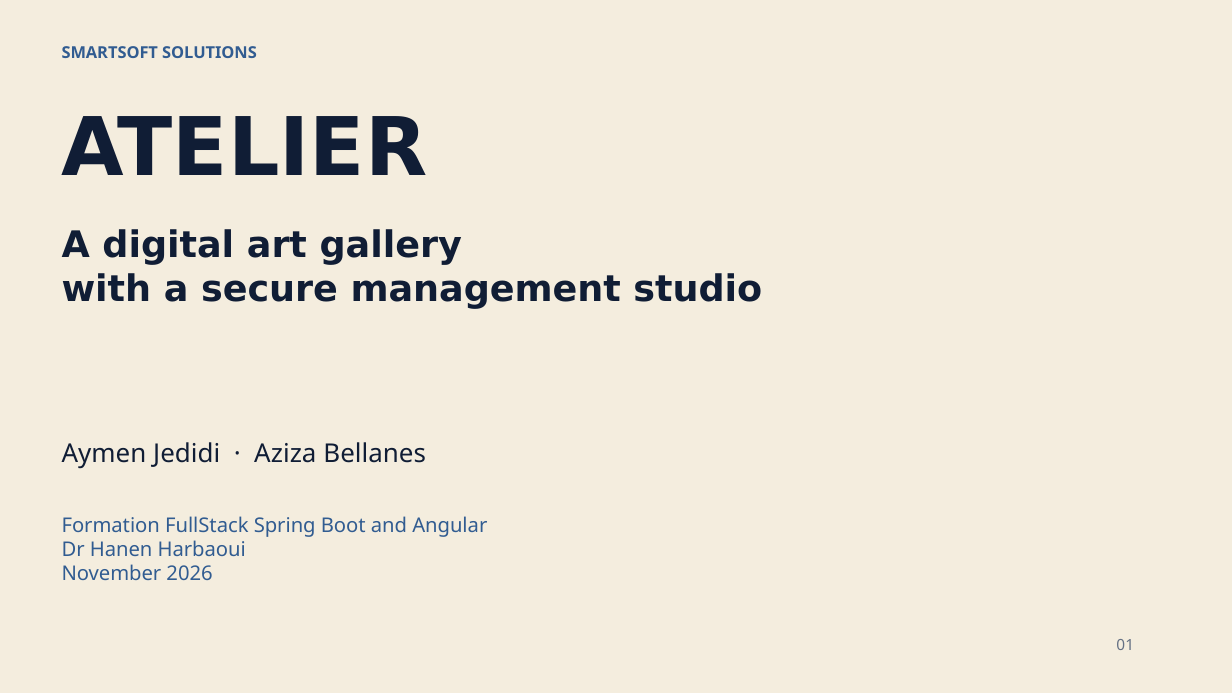
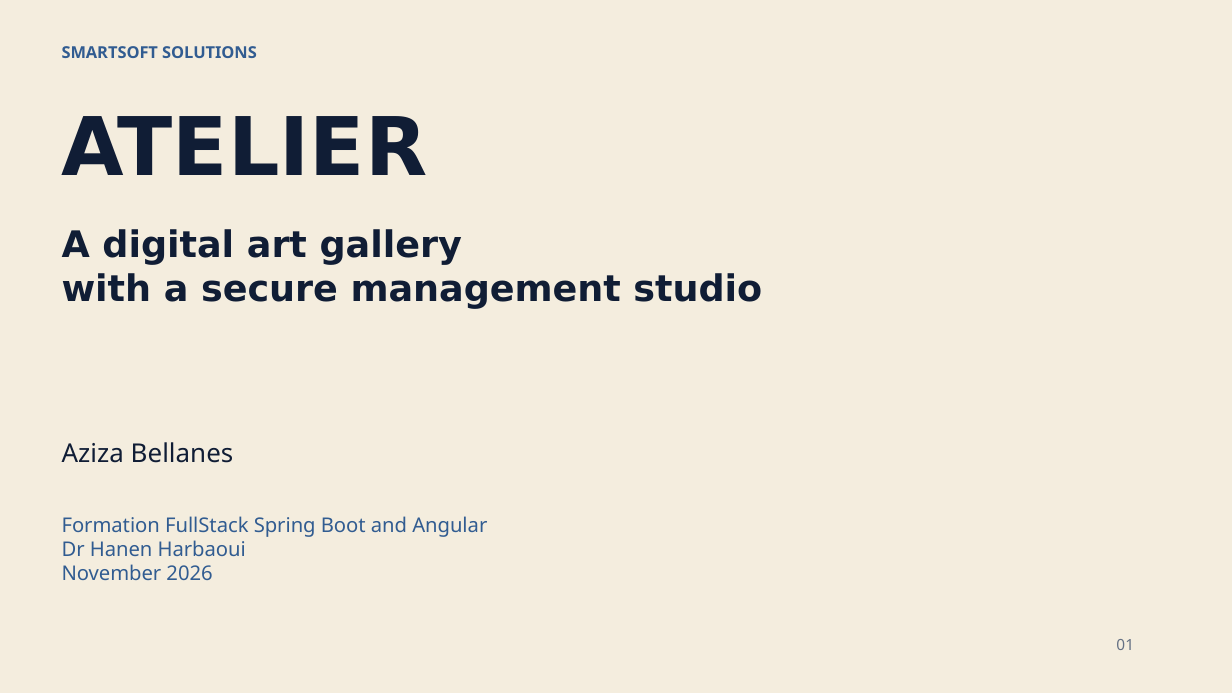
Before and after one commit to aziza-bellanes/angluar-springboot-project, a slide deck: slide 1 of docs/slides.pptx. Drawn at 1232x693 pixels with LibreOffice and Linux fonts; fonts in the diff are those of the drawing. Boxes give left, top, right and bottom in pixels: in the first picture for what was removed or moved away, otherwise in the second. Text is boxed around its words. In the diff, an @@ line names an element or a change of style, - is before the commit and + after.

```diff
--- a/docs/slides.pptx
+++ b/docs/slides.pptx
@@ text at [62, 442, 234, 463]: text changed @@
-Aymen Jedidi · Aziza Bellanes
+Aziza Bellanes
```
Also in this commit, not shown: 2 other slides changed, 6 other files.
